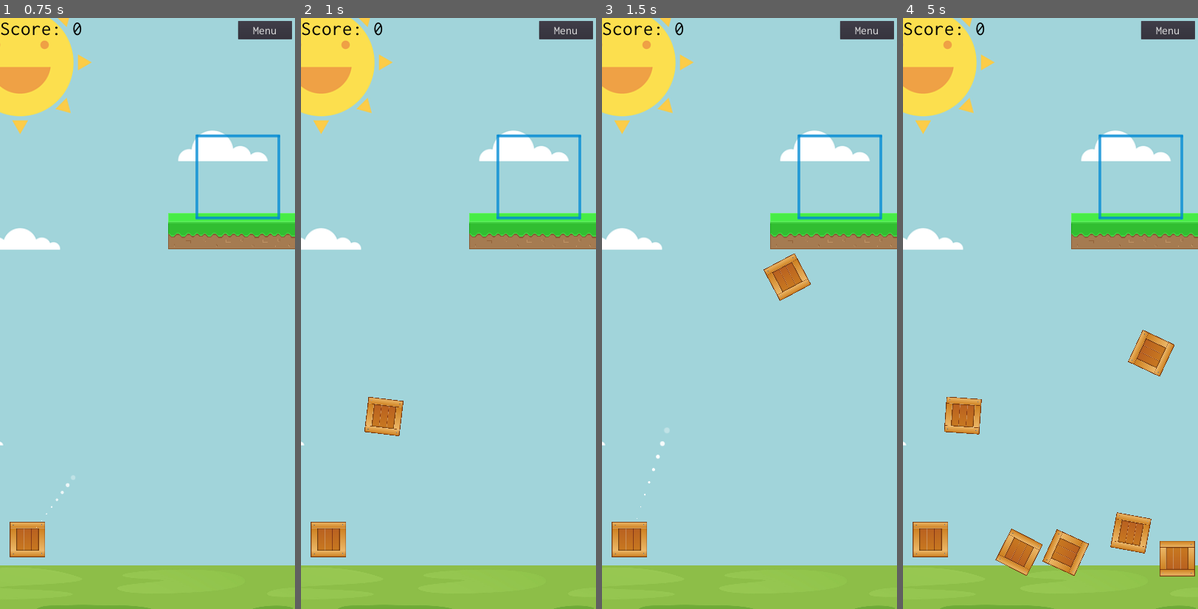
Above: before the commit, frames 1-4 (left to right).
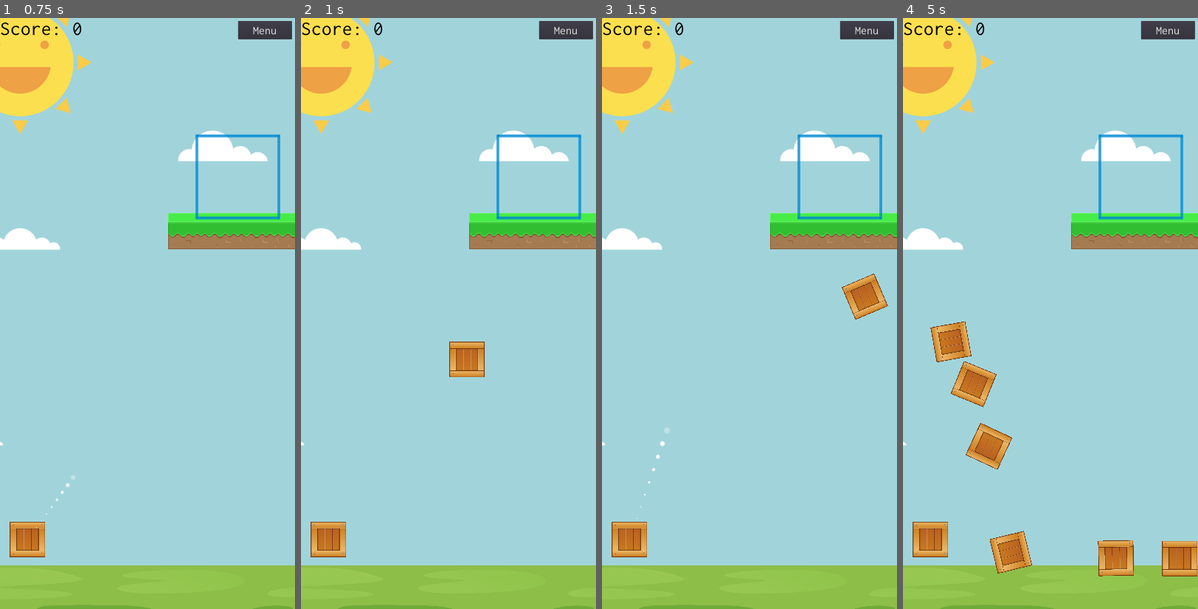
Above: after the commit, the same moments.

Repository: yakoup46/mygame
Game: Godot game, scene res://Levels/Level1.tscn
Same seed, same stepped clock (60 frames per second), same inputs: the game is played once before the commit and once after it. This scene is started directly instead of the project's main scene.
Inputs (mouse positions are in pixels of both pictures, inside the frame that each line leads up to):
- Up to frame 1 (0.75 s): tap Enter at 0.5 s; move the mouse to (212, 283) at 0.52 s; click (212, 283) at 0.67 s
- Up to frame 2 (1 s): no input
- Up to frame 3 (1.5 s): drag from (690, 343) to (746, 307) at 1.27 s
- Up to frame 4 (5 s): move the mouse to (1080, 183) at 2.02 s; click (1080, 183) at 2.17 s; drag from (1035, 431) to (1141, 177) at 2.77 s; move the mouse to (1139, 402) at 3.52 s; click (1139, 402) at 3.67 s; drag from (962, 224) to (1021, 313) at 4.27 s

Frame 1 is identical in both runs. In frame 2, 1.4% of the frame differs, in the area x 21-63%, y 54-71%; in frame 3, 1.4%; in frame 4, 6.7%, in the area x 9-100%, y 51-95%.

Commit message:
sweeney will like

Diff:
--- a/Box/Box.tscn
+++ b/Box/Box.tscn
@@ -9,7 +9,6 @@
 
 [sub_resource type="PhysicsMaterial" id=1]
 friction = 0.5
-rough = true
 
 [sub_resource type="RectangleShape2D" id=2]
 custom_solver_bias = 1.0
--- a/Box/RigidBody2D.gd
+++ b/Box/RigidBody2D.gd
@@ -25,8 +25,10 @@
 				mode = RigidBody2D.MODE_RIGID
 				get_node("CollisionShape2D").disabled = false
 
-				apply_central_impulse(Vector2(dir.x * 2, -sqrt(abs(dir.y*(10000)))))
-				angular_velocity = dir.normalized().x
+				#apply_central_impulse(Vector2(dir.x * 2, -sqrt(abs(dir.y*(14000)))))
+				#apply_central_impulse(Vector2(sqrt(abs(dir.x)), -sqrt(abs(dir.y))) * 125)
+				apply_central_impulse(dir * 5)
+				#angular_velocity = dir.normalized().x
 
 func _physics_process(delta):
 	print(linear_velocity.abs() < Vector2(5, 5))
--- a/Scenes/UI.tscn
+++ b/Scenes/UI.tscn
@@ -26,7 +26,6 @@
 font_data = ExtResource( 1 )
 
 [node name="UI" type="Control"]
-editor/display_folded = true
 anchor_right = 1.0
 anchor_bottom = 1.0
 margin_left = 15.0
@@ -45,6 +44,7 @@
 text = "Menu"
 
 [node name="Center Menu" type="VBoxContainer" parent="."]
+editor/display_folded = true
 anchor_left = 0.5
 anchor_top = 0.5
 anchor_right = 0.5
@@ -67,6 +67,68 @@
 margin_bottom = 200.0
 size_flags_vertical = 3
 text = "Settings"
+
+[node name="Settings" type="Control" parent="."]
+editor/display_folded = true
+visible = false
+margin_right = 1415.0
+margin_bottom = 2850.0
+
+[node name="ColorRect" type="ColorRect" parent="Settings"]
+margin_right = 1415.0
+margin_bottom = 2850.0
+color = Color( 0, 0, 0, 0.392157 )
+script = ExtResource( 3 )
+
+[node name="Close" type="Button" parent="Settings"]
+anchor_left = 1.0
+anchor_right = 1.0
+margin_left = -246.0
+margin_top = 15.0
+margin_right = -15.0
+margin_bottom = 100.0
+text = "Close"
+
+[node name="Level" type="Control" parent="."]
+editor/display_folded = true
+visible = false
+anchor_left = 0.5
+anchor_top = 0.5
+anchor_right = 0.5
+anchor_bottom = 0.5
+
+[node name="Panel" type="Panel" parent="Level"]
+anchor_left = 0.5
+anchor_top = 0.5
+anchor_right = 0.5
+anchor_bottom = 0.5
+margin_left = -436.0
+margin_top = -444.5
+margin_right = 436.0
+margin_bottom = 444.5
+
+[node name="Next Level" type="VBoxContainer" parent="Level"]
+anchor_left = 0.5
+anchor_top = 0.5
+anchor_right = 0.5
+anchor_bottom = 0.5
+margin_left = -156.0
+margin_top = -74.5
+margin_right = 156.0
+margin_bottom = 74.5
+custom_constants/separation = 15
+
+[node name="Label" type="Label" parent="Level/Next Level"]
+margin_right = 312.0
+margin_bottom = 51.0
+custom_fonts/font = SubResource( 3 )
+text = "Score: "
+
+[node name="Next" type="Button" parent="Level/Next Level"]
+margin_top = 66.0
+margin_right = 312.0
+margin_bottom = 134.0
+text = "Next Level"
 
 [node name="Overlay Menu" type="VBoxContainer" parent="."]
 editor/display_folded = true
@@ -107,73 +169,12 @@
 margin_bottom = 472.0
 size_flags_vertical = 3
 text = "Quit"
-
-[node name="Settings" type="Control" parent="."]
-editor/display_folded = true
-visible = false
-margin_right = 1415.0
-margin_bottom = 2850.0
-
-[node name="ColorRect" type="ColorRect" parent="Settings"]
-margin_right = 1415.0
-margin_bottom = 2850.0
-color = Color( 0, 0, 0, 0.392157 )
-script = ExtResource( 3 )
-
-[node name="Close" type="Button" parent="Settings"]
-anchor_left = 1.0
-anchor_right = 1.0
-margin_left = -246.0
-margin_top = 15.0
-margin_right = -15.0
-margin_bottom = 100.0
-text = "Close"
-
-[node name="Level" type="Control" parent="."]
-visible = false
-anchor_left = 0.5
-anchor_top = 0.5
-anchor_right = 0.5
-anchor_bottom = 0.5
-
-[node name="Panel" type="Panel" parent="Level"]
-anchor_left = 0.5
-anchor_top = 0.5
-anchor_right = 0.5
-anchor_bottom = 0.5
-margin_left = -436.0
-margin_top = -444.5
-margin_right = 436.0
-margin_bottom = 444.5
-
-[node name="Next Level" type="VBoxContainer" parent="Level"]
-anchor_left = 0.5
-anchor_top = 0.5
-anchor_right = 0.5
-anchor_bottom = 0.5
-margin_left = -156.0
-margin_top = -74.5
-margin_right = 156.0
-margin_bottom = 74.5
-custom_constants/separation = 15
-
-[node name="Label" type="Label" parent="Level/Next Level"]
-margin_right = 312.0
-margin_bottom = 51.0
-custom_fonts/font = SubResource( 3 )
-text = "Score: "
-
-[node name="Next" type="Button" parent="Level/Next Level"]
-margin_top = 66.0
-margin_right = 312.0
-margin_bottom = 134.0
-text = "Next Level"
 [connection signal="pressed" from="Menu Button" to="." method="_on_Menu_Button_pressed"]
 [connection signal="pressed" from="Center Menu/Start" to="." method="_on_Start_pressed"]
 [connection signal="pressed" from="Center Menu/Settings" to="." method="_on_Settings_pressed"]
+[connection signal="pressed" from="Settings/Close" to="." method="_on_Close_pressed"]
+[connection signal="pressed" from="Level/Next Level/Next" to="." method="_on_Next_pressed"]
 [connection signal="pressed" from="Overlay Menu/Reset" to="." method="_on_Reset_pressed"]
 [connection signal="pressed" from="Overlay Menu/Back" to="." method="_on_Back_pressed"]
 [connection signal="pressed" from="Overlay Menu/Settings" to="." method="_on_Settings_pressed"]
 [connection signal="pressed" from="Overlay Menu/Quit" to="." method="_on_Quit_pressed"]
-[connection signal="pressed" from="Settings/Close" to="." method="_on_Close_pressed"]
-[connection signal="pressed" from="Level/Next Level/Next" to="." method="_on_Next_pressed"]
